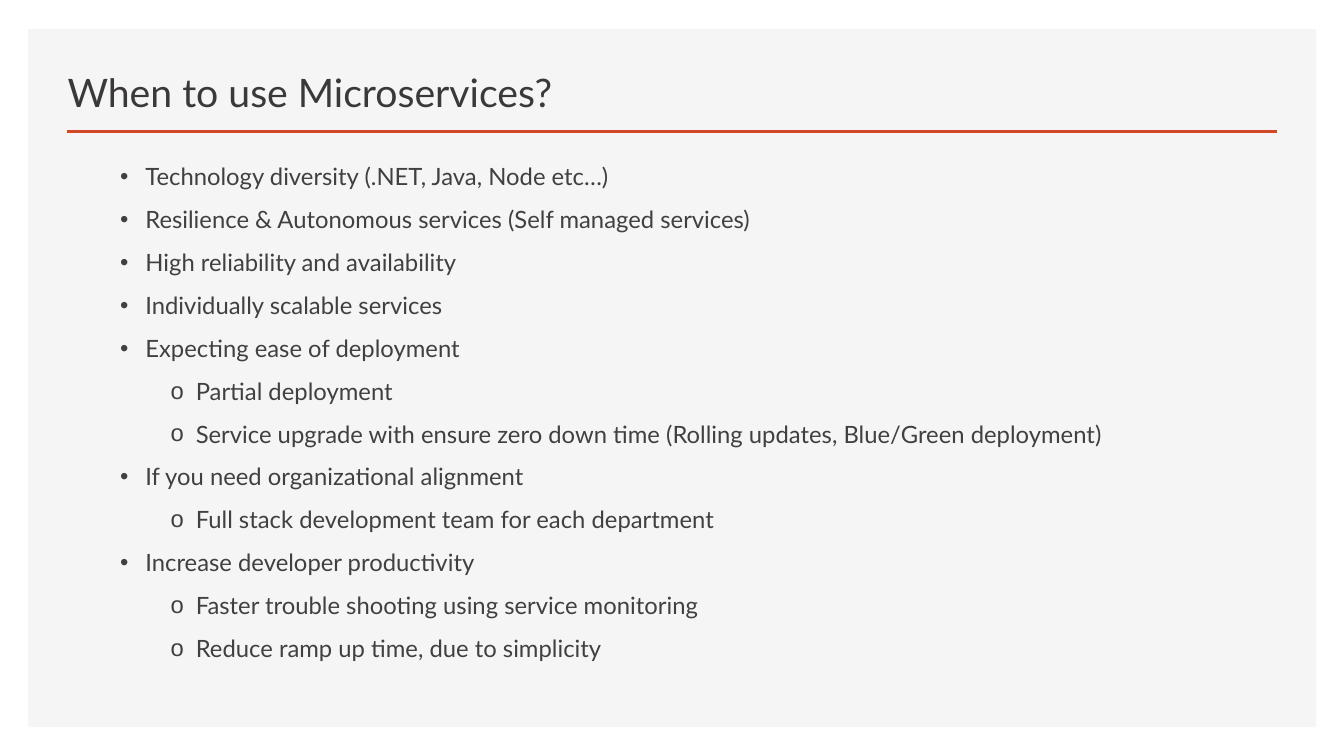
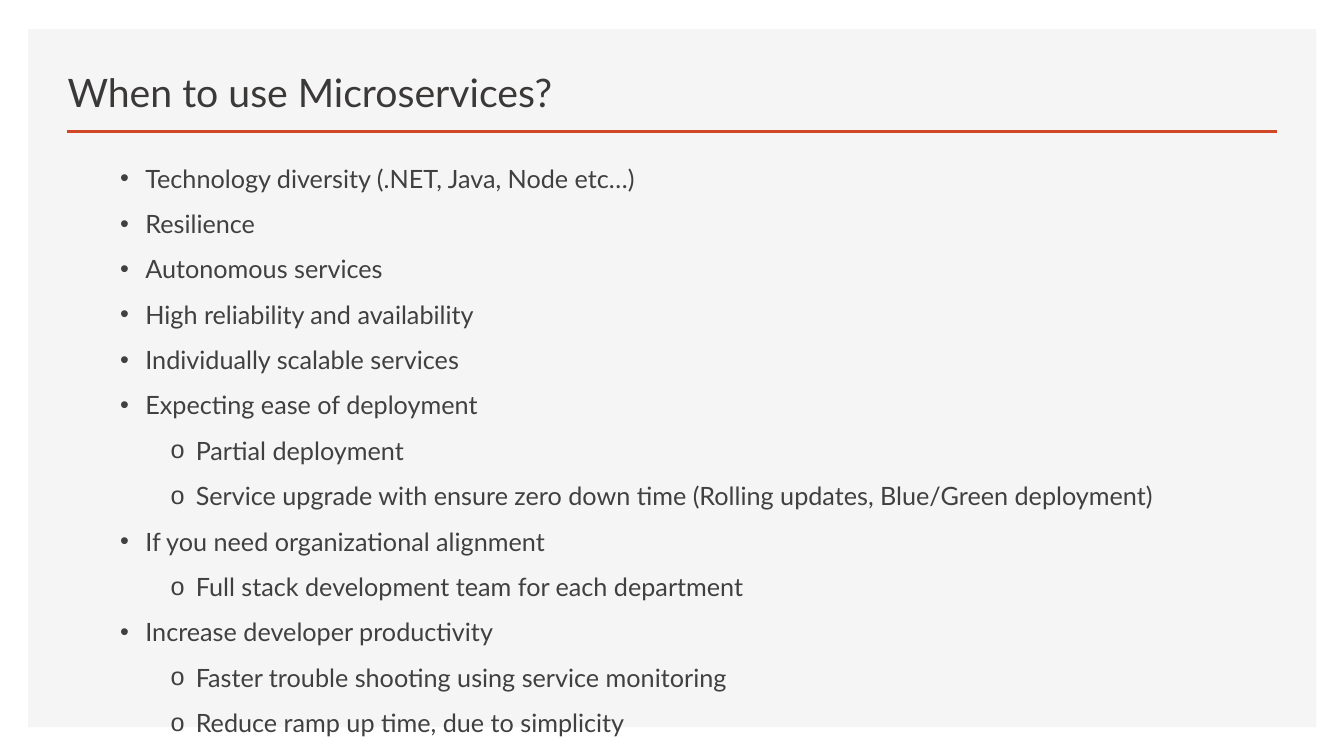
Before and after one commit to brianperera/EasyMaintain, a slide deck: slide 7 of Documents/MicroServices.pptx. Drawn at 1344x756 pixels with LibreOffice and Linux fonts; fonts in the diff are those of the drawing. Boxes give left, top, right and bottom in pixels: in the first picture for what was removed or moved away, otherwise in the second. Text is boxed around its words. In the diff, an @@ line names an element or a change of style, - is before the commit and + after.

```diff
--- a/Documents/MicroServices.pptx
+++ b/Documents/MicroServices.pptx
@@ text at [145,168,1153,737]: size 17 to 18 pt @@
@@ text at [145,214,382,278]: text changed; size 17 to 18 pt @@
-  • Resilience & Autonomous services (Self managed services)
+  • Resilience
+  • Autonomous services
```
Also in this commit, not shown: 2 other slides changed.
